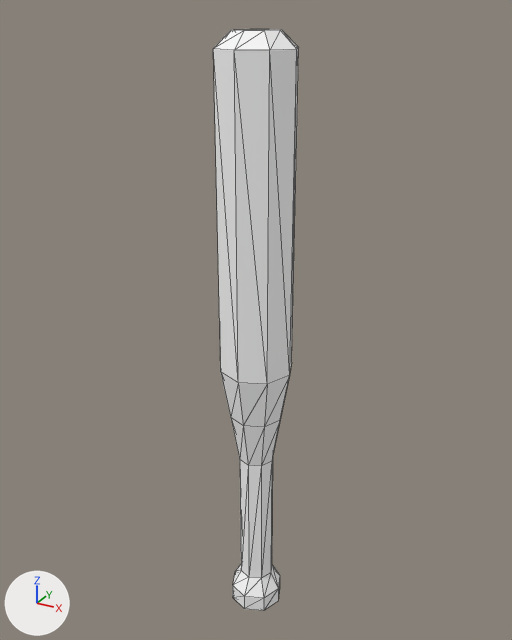
The glTF model assets/objects/Tools/Baseball Bat/Baseball Bat.glb: old version first, new version second.
Rendered twice from a 50 mm lens placed at (5.01, -9.12, 11.29), pointed at (-0.13, 0.22, 6.62). Lighting does not change. The marker at lower left points along +X, +Y and +Z. The picture after the commit comes second. Mesh edges are drawn as thin lines. Vertices at exactly the same position are counted once.
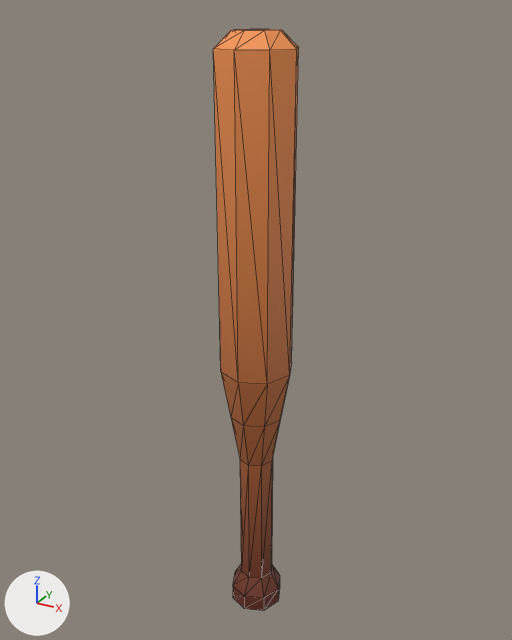
Location of each change, [x1, y1, x2, y2] in pixels of the pictures (512 x 640 px):
'Cylinder', surface changed (white to brown)
    both: [213, 29, 299, 611]

The change, as a list of edits to the scene's bpy script:
```text
Add img_baseball_bat_texture:
    img_baseball_bat_texture = load_image('Baseball Bat Texture', '_unpacked/Baseball_Bat_Texture', 1024, 1024, 'sRGB')
Change mat_material_001:
    remove mat_material_001.base_color = (1.0, 1.0, 1.0)  # white #ffffff
    add mat_material_001.texture = img_baseball_bat_texture
Change me_cylinder:
    where me_cylinder.from_pydata(...)  # 64 vertices, 124 faces; spans x -0.61..0.61, y -0.61..0.61, z 1.03..11.03
    used by ob_cylinder; location = (0.0, 0.0, 0.0)
    me_cylinder part 1: texture (UV) coordinates of 124 of 124 faces, centred in x -0.55..0.55, y -0.55..0.55, z 1.03..11.03, changed; they spanned u 0.0..1.0, v 0.01..0.98 and now span u 0.0..0.43, v 0.0..1.0
```
